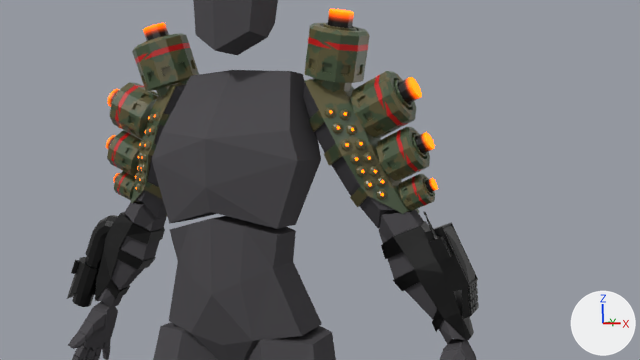
Renders of the Blender file CosmicInbalence.blend from each side of a commit.
The view is the same before and after, from the file's camera 'Camera'. Every picture has the same lights, and +X, +Y and +Z are marked at lower right.
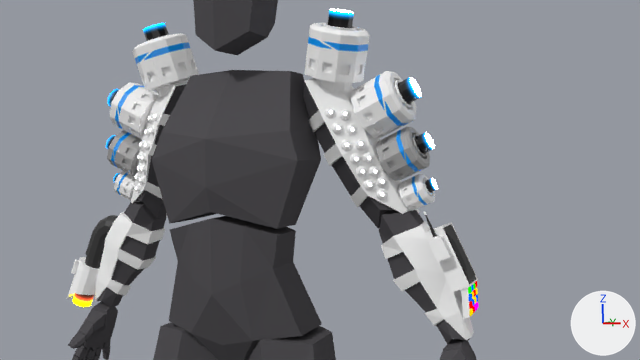
Where the change shows, as pixel boxes [x1, y1, x2, y2] in the pictures (640 x 360 px; the box of a moved part takes in the faces that stretch with it):
'Cylinder.003', surface changed
    both: [305, 9, 438, 214]
'Cylinder.000', surface changed
    both: [106, 23, 199, 217]
'Cylinder.002', surface changed, reshaped (black to white)
    both: [381, 211, 479, 340]
'Cylinder.001', surface changed, reshaped
    both: [67, 212, 165, 307]
part 1 of me_cylinder_009, rebuilt
    both: [67, 215, 118, 307]
part 2 of me_cylinder_009, rebuilt
    both: [95, 212, 165, 301]
part 3 of me_cylinder_010, moved or reshaped
    before: [432, 309, 443, 332]
    after: [424, 309, 444, 326]
part 4 of me_cylinder_010, recoloured (black to white)
    both: [381, 211, 479, 340]

The change, as a diff of the scene's bpy script:
```diff
--- a/CosmicInbalence.blend.py
+++ b/CosmicInbalence.blend.py
@@ mat_uv @@
 n2.inputs[2].default_value = 0.342  # 'Roughness'
-n3 = _N.new('ShaderNodeTexImage'); n3.name = 'Image Texture'
-n3.image = img_cosmicinbalenceleftshoulder_camo_png
 n4 = _N.new('ShaderNodeEmission'); n4.name = 'Emission'
-n4.inputs[0].default_value = (0.8, 0.0696, 0.0, 1.0)  # 'Color', orange #e74b00
-n4.inputs[1].default_value = 8.3  # 'Strength'
+n4.inputs[1].default_value = 17.9  # 'Strength'
 n5 = _N.new('ShaderNodeTexImage'); n5.name = 'Image Texture.001'
 n5.image = img_cosmicinbalenceleftshoulder_emission_png
+n3 = _N.new('ShaderNodeTexImage'); n3.name = 'Image Texture'
+n3.image = img_cosmicinbalenceleftshoulder_white_png
 _L.new(n3.outputs[0], n2.inputs[0])  # 'Color' to 'Base Color'
@@ mat_uv @@
 _L.new(n2.outputs[0], n1.inputs[1])  # 'BSDF' to 'Shader'
+_L.new(n3.outputs[0], n4.inputs[0])  # 'Color' to 'Color'
@@ mat_material_003 @@
+mat_material_003 = bpy.data.materials.new('Material.003')
+# uses the picture img_cosmicinbalenceleftforearm_emission_png
+# uses the picture img_cosmicinbalenceleftforearm_white_png
@@ mat_material @@
+mat_material = bpy.data.materials.new('Material')
+# uses the picture img_cosmicinbalencerightforearm_emission_png
+# uses the picture img_cosmicinbalencerightforearm_white_png
@@ me_cylinder_010 @@
 # used by ob_cylinder_002; location = (1.321, 0.352, 3.418); rotation_euler = (0.0, -0.487, 0.0), in degrees (0, -28, 0)
 # verts and faces of me_cylinder_010; kept vertices keep their numbers, new ones are numbered from 353
-me_cylinder_010.from_pydata(...)  # 353 vertices, 345 faces; spans x -0.255..0.255, y -0.205..0.205, z -0.442..0.442
+me_cylinder_010.from_pydata(...)  # 353 vertices, 353 faces; spans x -0.255..0.255, y -0.205..0.205, z -0.442..0.442
+# me_cylinder_010 part 3
+verts[24] = (-0.152, 0.091, -0.308)  # moved, pixel (438, 327)
+verts[25] = (-0.157, 0.095, -0.216)  # moved
+verts[34] = (-0.136, -0.031, -0.272)  # moved, pixel (434, 325)
+verts[35] = (-0.162, -0.035, -0.169)  # moved, pixel (423, 313)
+# me_cylinder_010 part 4: 341 faces spanning x -0.255..0.255, y -0.205..0.205, z -0.442..0.442 switch from mat_uv to mat_material_003
@@ me_cylinder_009 @@
 # used by ob_cylinder_001; location = (-1.44, 0.382, 3.382); rotation_euler = (0.0, -0.487, 0.0), in degrees (0, -28, 0)
-me_cylinder_009.from_pydata(...)  # 331 vertices, 332 faces; spans x -0.55..0.55, y -0.176..0.176, z -0.324..0.324
-me_cylinder_009.materials.append(mat_uv)
+me_cylinder_009.from_pydata(...)  # 363 vertices, 332 faces; spans x -0.551..0.551, y -0.176..0.176, z -0.323..0.323
+# me_cylinder_009 part 1: the loose piece of 291 vertices spanning x -0.55..0.342, y -0.115..0.086, z -0.26..0.324 is rebuilt with 275 vertices and now spans x -0.551..0.341, y -0.115..0.086, z -0.261..0.323, in mat_material
+# me_cylinder_009 part 2: the loose piece of 40 vertices spanning x -0.271..0.55, y -0.176..0.176, z -0.324..0.276 is rebuilt with 40 vertices and now spans x -0.271..0.551, y -0.176..0.176, z -0.323..0.275, in mat_material
+me_cylinder_009.materials.append(mat_material)
```
